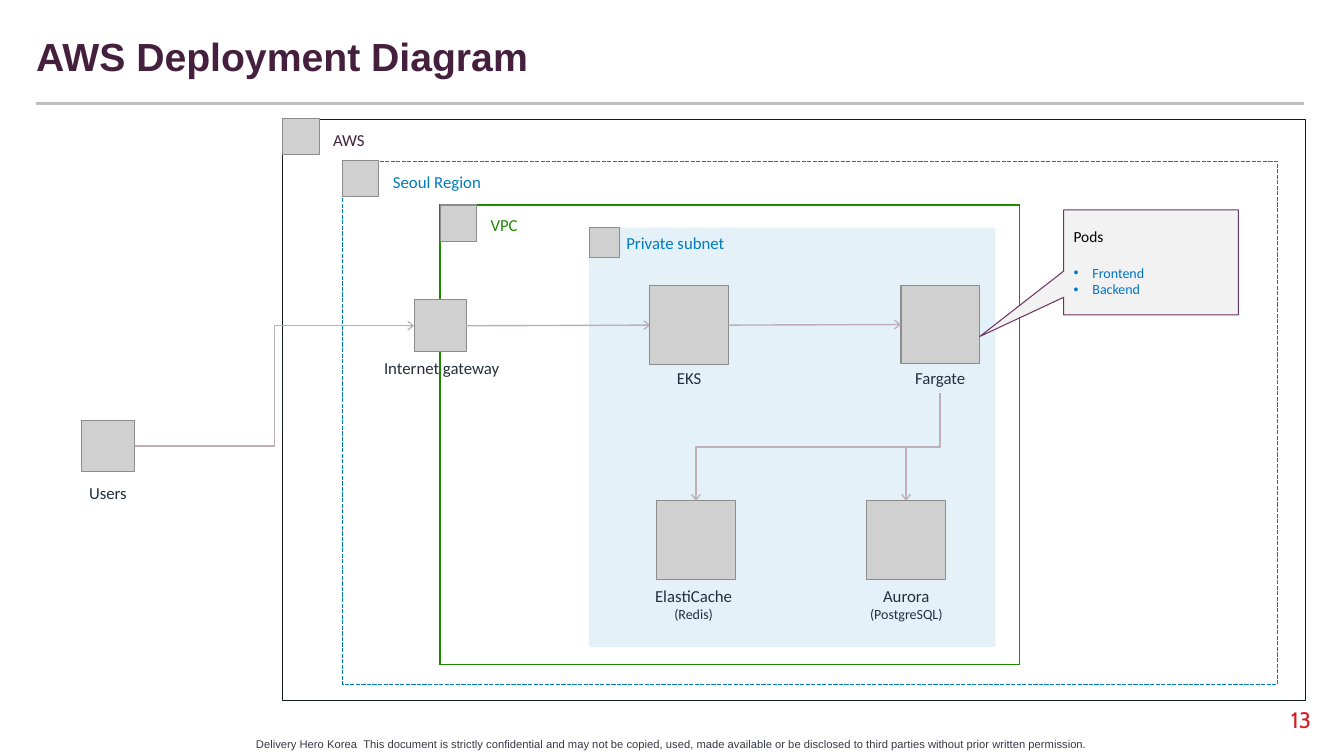
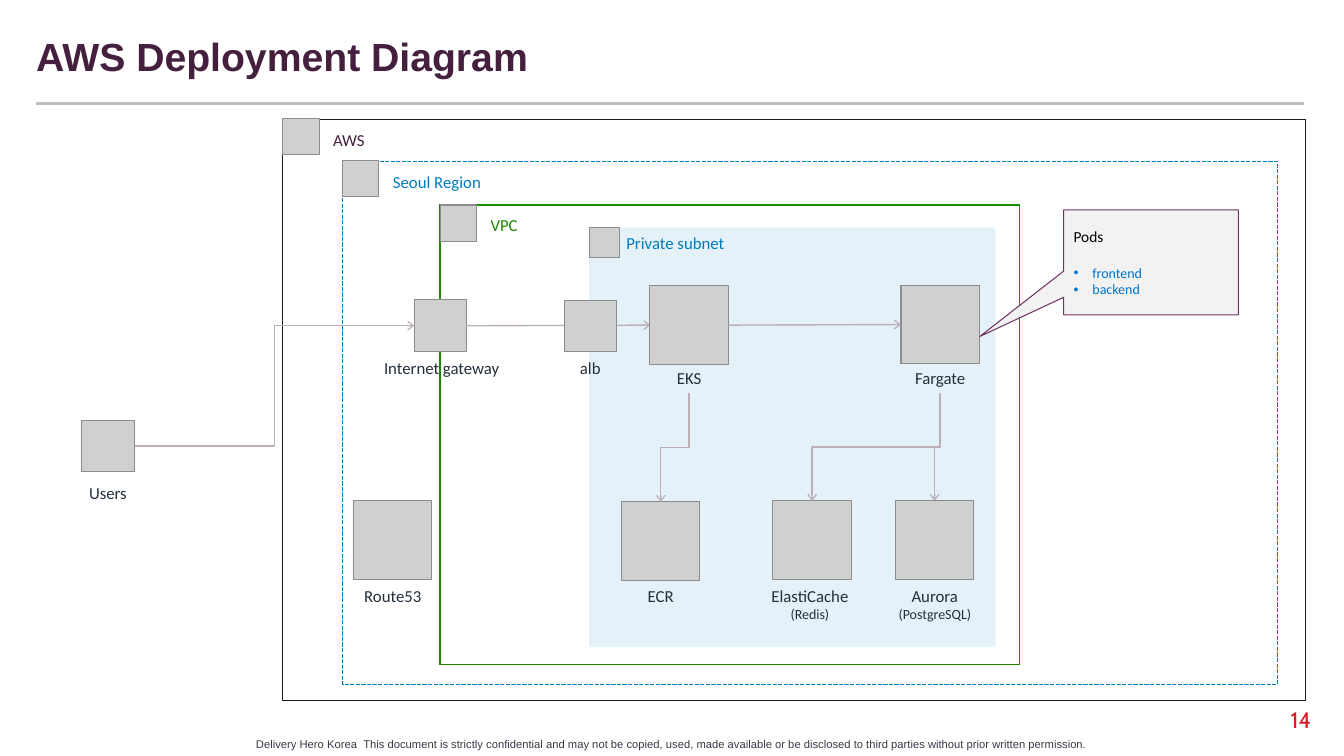
Before and after one commit to ramsteinj/k8s-django-demo, a slide deck: slide 14 of doc/An Introduction to Kubernetes.pptx (slide 13 before the commit). Drawn at 1344x756 pixels with LibreOffice and Linux fonts; fonts in the diff are those of the drawing; grey boxes stand for pictures; background and template pictures are left out. Boxes give left, top, right and bottom in pixels: in the first picture for what was removed or moved away, otherwise in the second. Text is boxed around its words. In the diff, an @@ line names an element or a change of style, - is before the commit and + after.

```diff
--- a/doc/An Introduction to Kubernetes.pptx
+++ b/doc/An Introduction to Kubernetes.pptx
@@ text in speech box at (x1=1092, y1=268, x2=1142, y2=294): text changed @@
-• Frontend
-• Backend
+• frontend
+• backend
@@ group added at (x1=353, y1=300, x2=701, y2=602): 3 pictures, 3 texts, 1 elbow arrow @@
+Route53
+alb
+ECR
@@ elbow arrow moved from (941, 393) - (696, 501) to (941, 393) - (813, 501) @@
@@ elbow arrow moved from (941, 393) - (906, 501) to (941, 393) - (935, 501) @@
@@ picture moved from (x1=657, y1=501, x2=736, y2=580) to (x1=773, y1=501, x2=852, y2=580) @@
@@ picture moved from (x1=867, y1=501, x2=946, y2=580) to (x1=895, y1=501, x2=974, y2=580) @@
@@ text "ElastiCache" moved from (x1=655, y1=590, x2=732, y2=621) to (x1=771, y1=590, x2=848, y2=621) @@
@@ text "Aurora" moved from (x1=870, y1=591, x2=943, y2=622) to (x1=899, y1=591, x2=972, y2=622) @@
@@ page number at (x1=1291, y1=712, x2=1311, y2=728): text changed @@
-13
+14
```
Also in this commit, not shown: 1 slide added.
